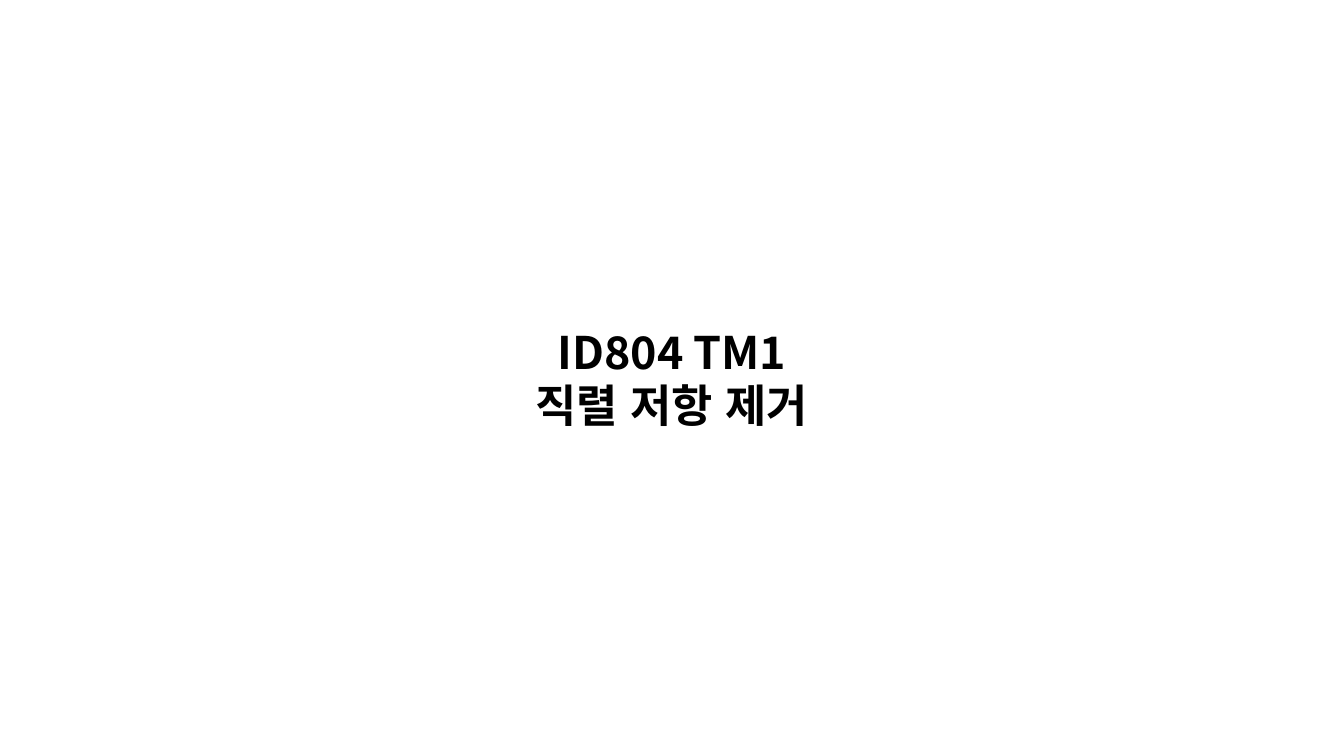
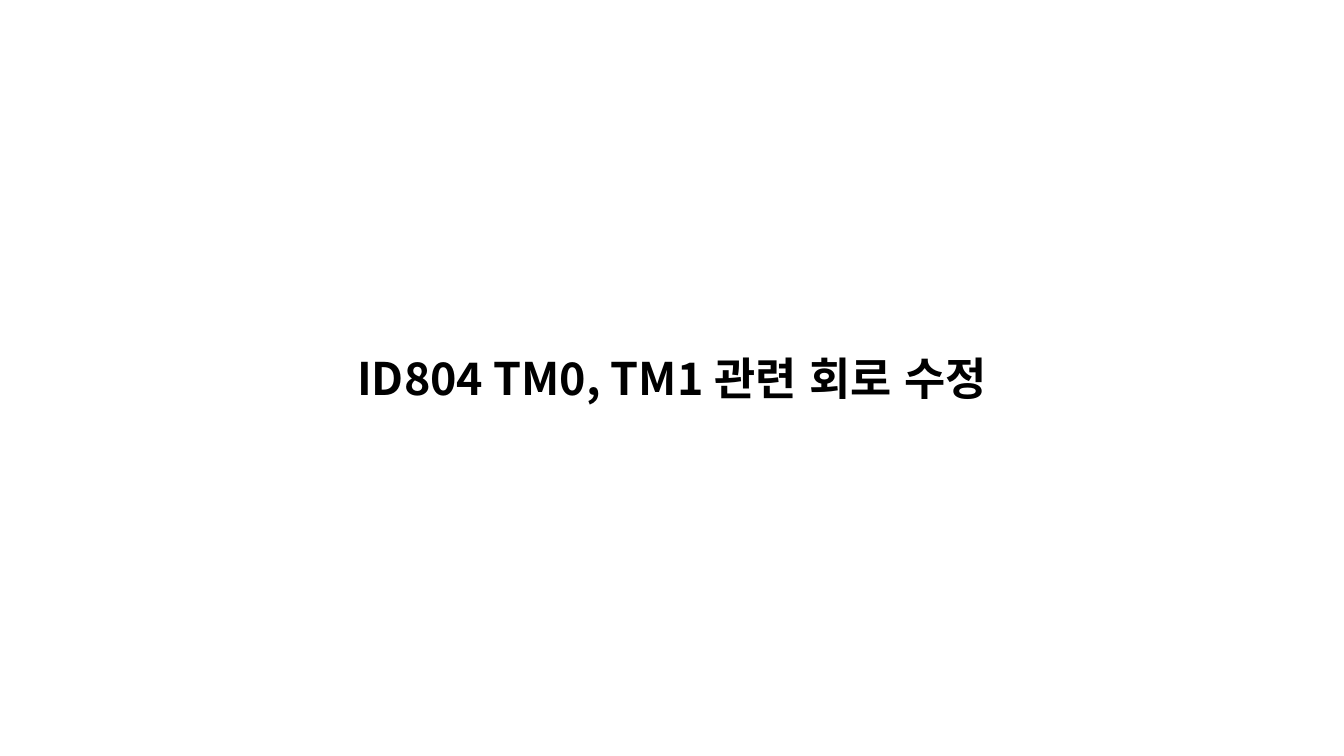
Before and after one commit to oio9595/Global_Technologies_FW, a slide deck: slide 13 of ID804/ID804_FA_Board/Docs/id804_fa_board_hw_issue_261104.pptx. Drawn at 1344x756 pixels with LibreOffice and Linux fonts; fonts in the diff are those of the drawing. Boxes give left, top, right and bottom in pixels: in the first picture for what was removed or moved away, otherwise in the second. Text is boxed around its words. In the diff, an @@ line names an element or a change of style, - is before the commit and + after.

```diff
--- a/ID804/ID804_FA_Board/Docs/id804_fa_board_hw_issue_261104.pptx
+++ b/ID804/ID804_FA_Board/Docs/id804_fa_board_hw_issue_261104.pptx
@@ title at [357,357,986,405]: text changed @@
-ID804 TM1
-직렬 저항 제거
+ID804 TM0, TM1 관련 회로 수정
```
Also in this commit, not shown: 1 other slide changed, 4 other files.
